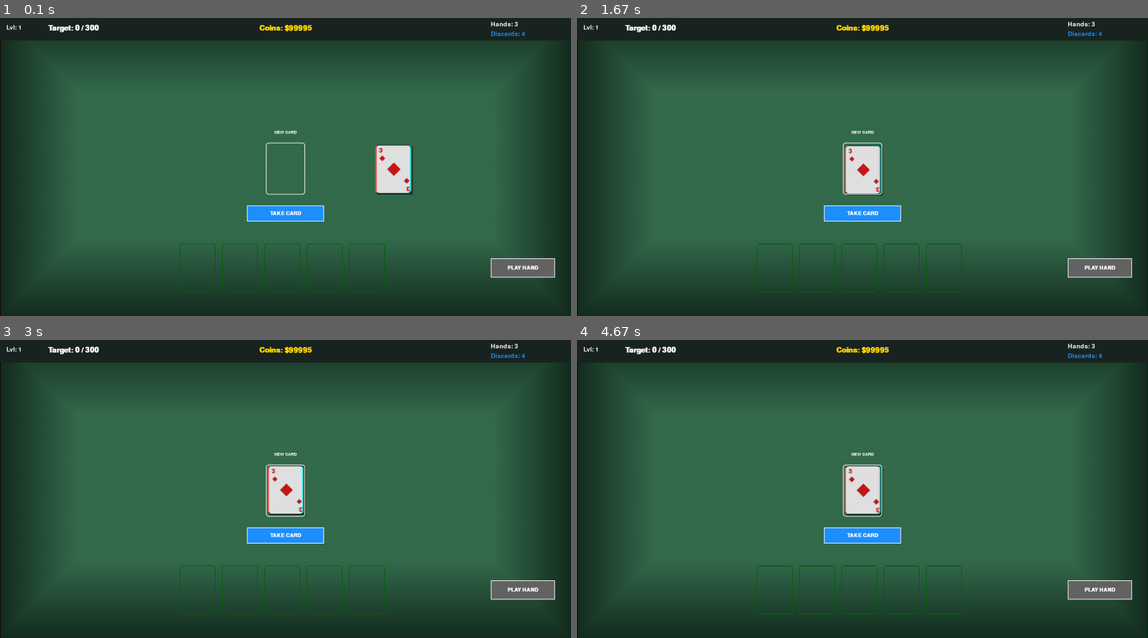
Above: before the commit, frames 1-4 (two rows, left to right).
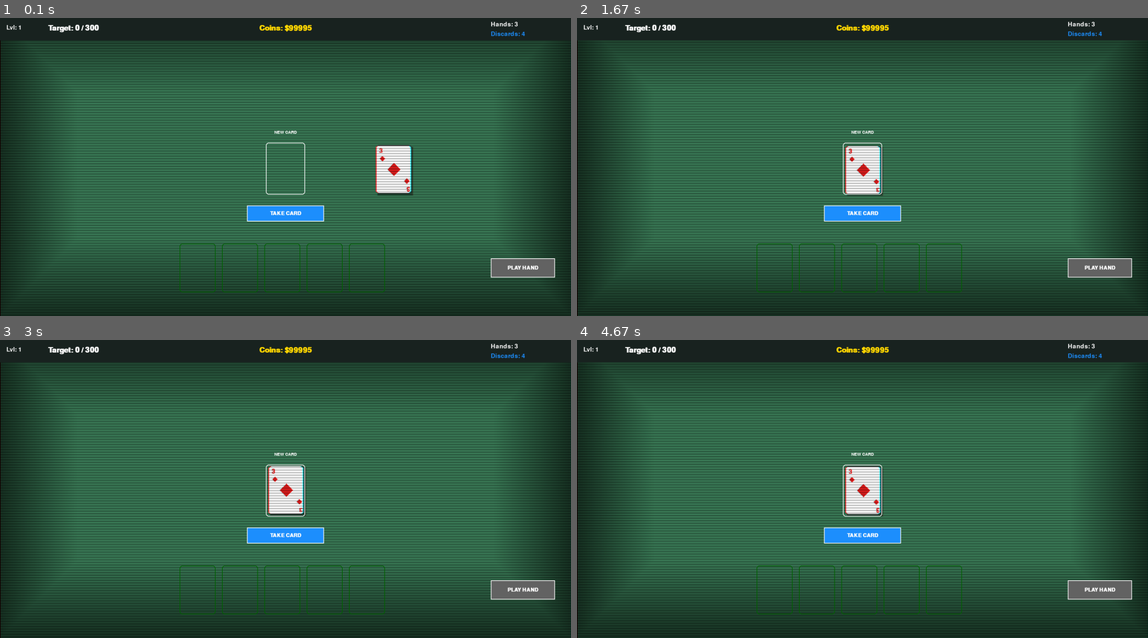
Above: after the commit, the same moments.

Repository: BenLevintan/Card-game-pygame
Game: pygame game, started from main.py
Two runs of this game, one before a commit and one after it. Both use one fixed random seed, a clock stepped at 60 frames per second and the inputs below.
Inputs (mouse positions are in pixels of both pictures, inside the frame that each line leads up to):
- Up to frame 1 (0.1 s): no input
- Up to frame 2 (1.67 s): click (1102, 268) at 0.38 s
- Up to frame 3 (3 s): no input
- Up to frame 4 (4.67 s): no input

The runs differ from the first frame. In frame 1, 6.1% of the frame differs, in the area x 9-91%, y 26-73%; in frame 2, 5.8%; in frame 3, 3.9%; in frame 4, 5.8%.

Commit message:
Scaled back some shader effects

Diff:
--- a/ui_elements.py
+++ b/ui_elements.py
@@ -119,11 +119,11 @@
         self.height = height
 
         # 1. Create the scanline surface (slightly taller for scrolling)
-        self.scanline_spacing = 4
+        self.scanline_spacing = 8
         self.scanline_surf = pygame.Surface((width, height + self.scanline_spacing), pygame.SRCALPHA)
 
         for y in range(0, height + self.scanline_spacing, self.scanline_spacing):
-            pygame.draw.line(self.scanline_surf, (0, 0, 0, 60), (0, y), (width, y), 2)
+            pygame.draw.line(self.scanline_surf, (0, 0, 0, 60), (0, y), (width, y), 4)
 
         # 2. Draw a subtle darkened vignette around the edges
         self.vignette = pygame.Surface((width, height), pygame.SRCALPHA)
@@ -137,7 +137,7 @@
 
         # --- Pre-allocated Surfaces for Shaders (Performance Optimization) ---
         if sys.platform not in ("emscripten", "wasi"):
-            self.pixel_scale = 2
+            self.pixel_scale = 1.5
             sw, sh = width // self.pixel_scale, height // self.pixel_scale
             self.small_surf = pygame.Surface((sw, sh)).convert()
             self.small_red = pygame.Surface((sw, sh)).convert()
@@ -146,7 +146,7 @@
 
     def update(self, delta_time):
         # Animate scanlines moving downwards
-        self.y_offset += 20 * delta_time
+        self.y_offset += 8 * delta_time
         if self.y_offset >= self.scanline_spacing:
             self.y_offset -= self.scanline_spacing
 
